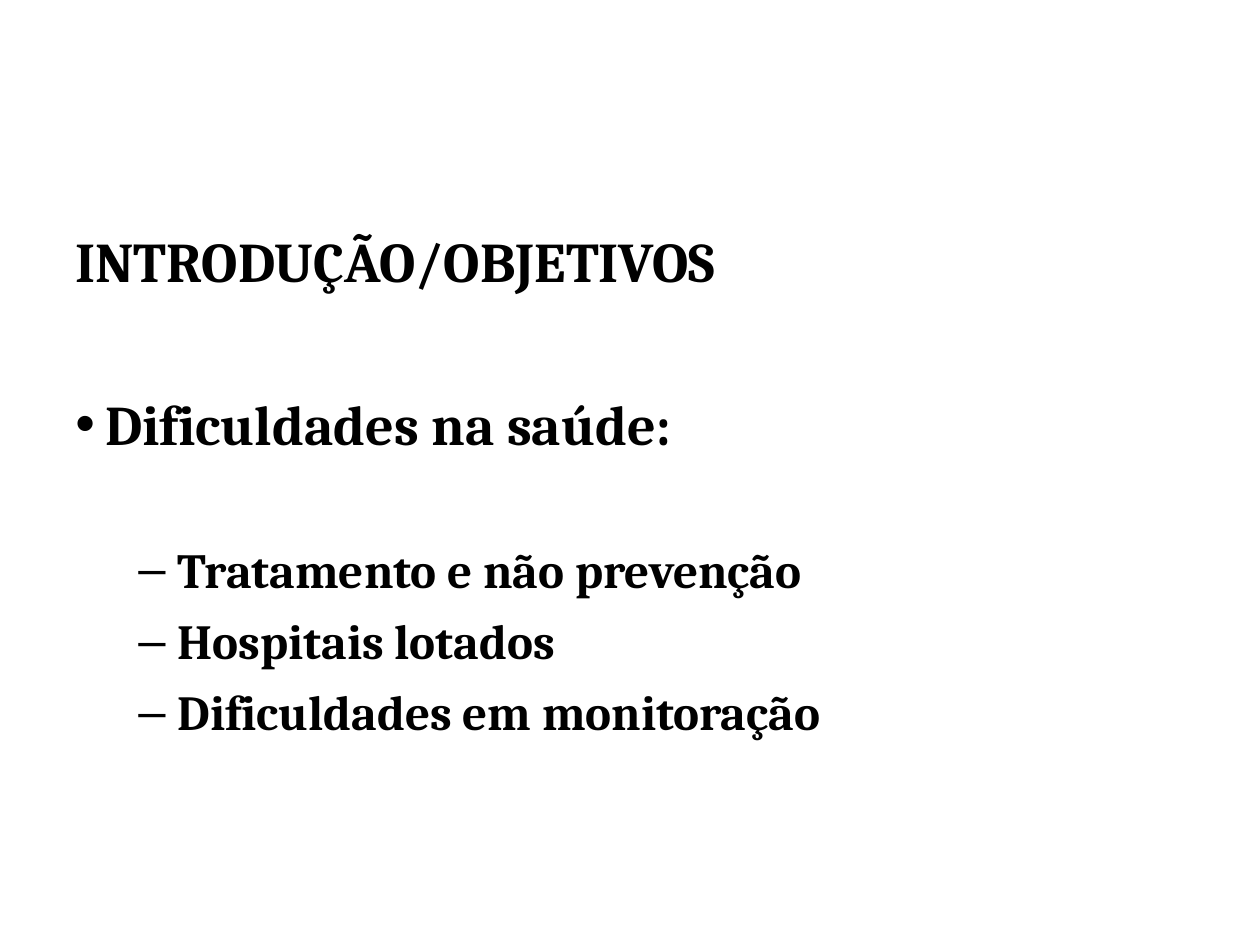
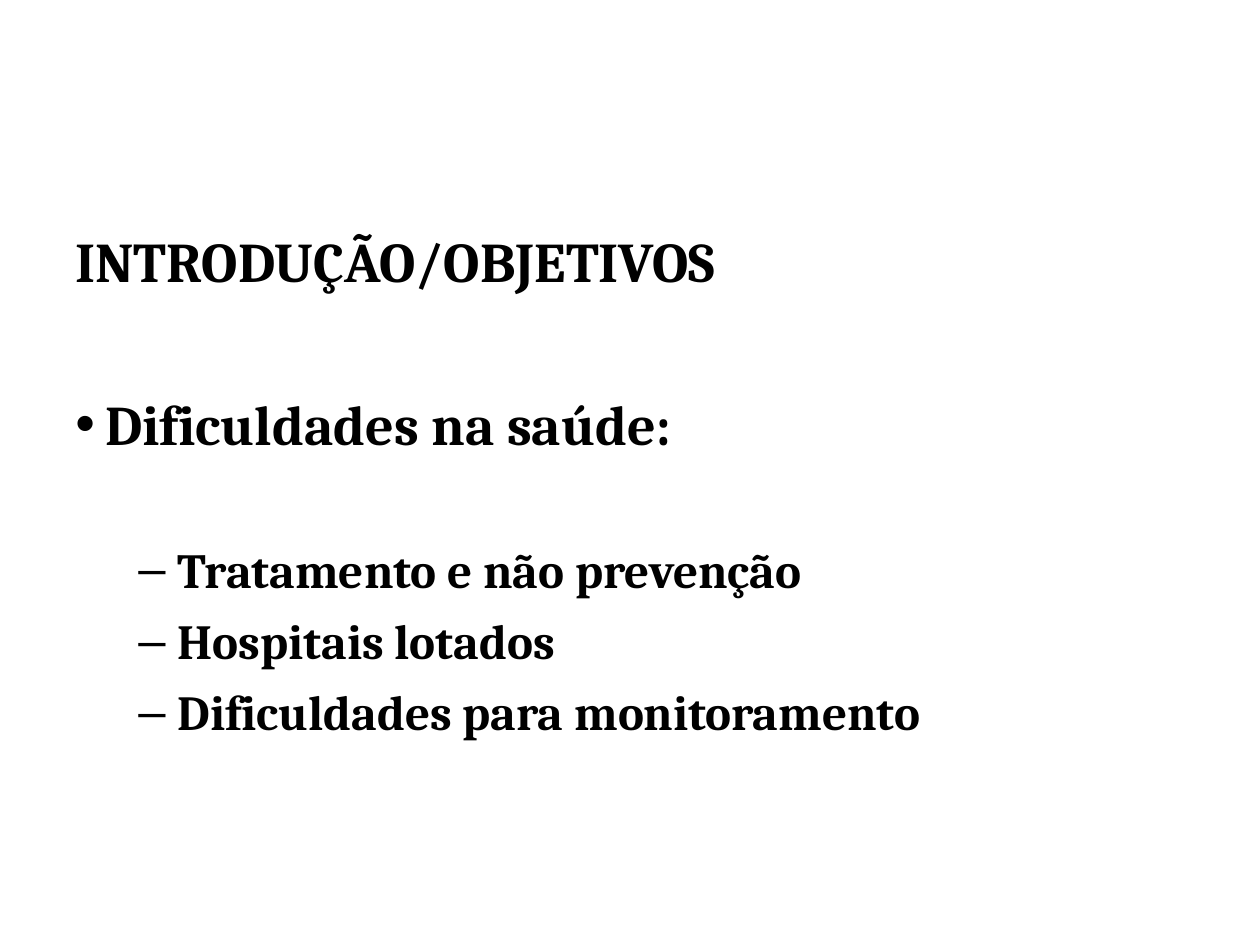
Before and after one commit to wagnerdevel/urimed-docs, a slide deck: slide 4 of apresentacao-siic/apresentacao.ppt. Drawn at 1260x945 pixels with LibreOffice and Linux fonts; fonts in the diff are those of the drawing; background and template pictures are left out. Boxes give left, top, right and bottom in pixels: in the first picture for what was removed or moved away, otherwise in the second. Text is boxed around its words. In the diff, an @@ line names an element or a change of style, - is before the commit and + after.

```diff
--- a/apresentacao-siic/apresentacao.ppt
+++ b/apresentacao-siic/apresentacao.ppt
@@ text at (178, 695, 920, 741): text changed @@
-  – Dificuldades em monitoração
+  – Dificuldades para monitoramento
```
Also in this commit, not shown: 1 other slide changed, 6 slides added, 7 slides removed, 2 other files.
